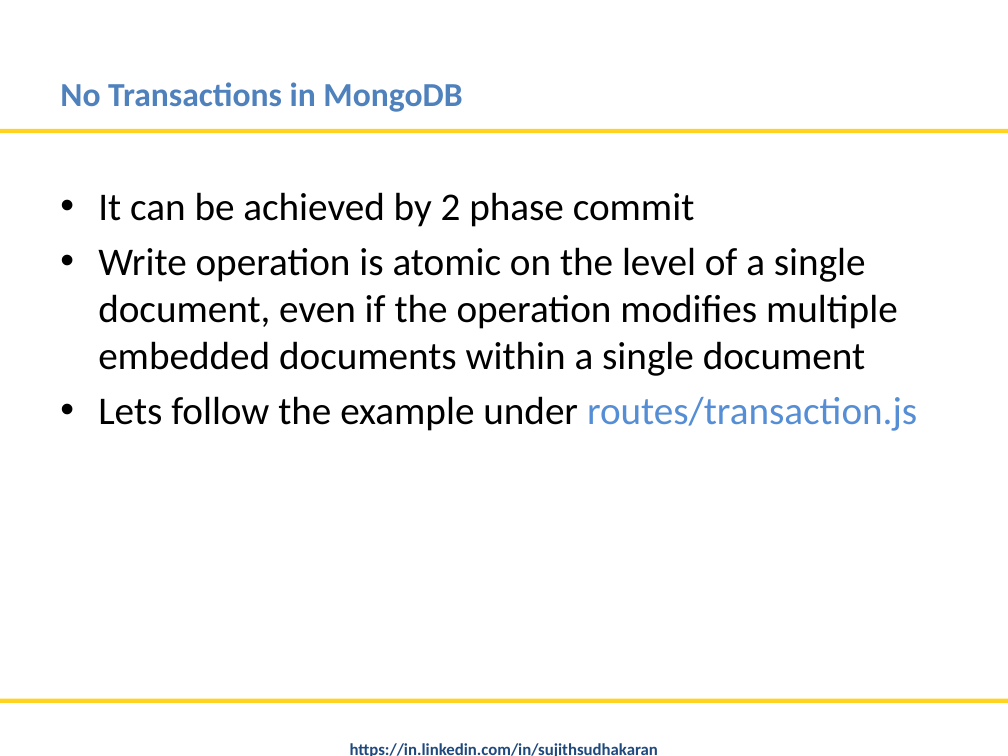
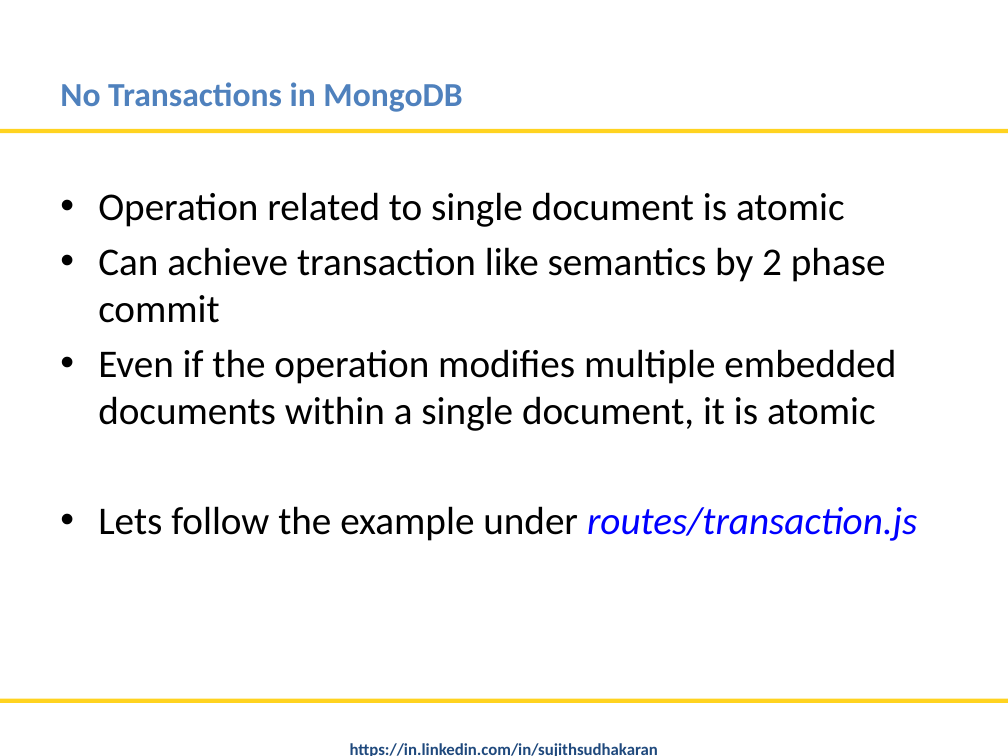
Before and after one commit to nitinmlvya/mongodb-tips-and-advfeatures, a slide deck: slide 11 of MongoDB Tips and Advance Features.pptx. Drawn at 1008x756 pixels with LibreOffice and Linux fonts; fonts in the diff are those of the drawing; background and template pictures are left out. Boxes give left, top, right and bottom in pixels: in the first picture for what was removed or moved away, otherwise in the second. Text is boxed around its words. In the diff, an @@ line names an element or a change of style, - is before the commit and + after.

```diff
--- a/MongoDB Tips and Advance Features.pptx
+++ b/MongoDB Tips and Advance Features.pptx
@@ text at (98, 192, 896, 431): text changed @@
-• It can be achieved by 2 phase commit
-• Write operation is atomic on the level of a single document, even if the operation modifies multiple embedded documents within a single document
+• Operation related to single document is atomic
+• Can achieve transaction like semantics by 2 phase commit
+• Even if the operation modifies multiple embedded documents within a single document, it is atomic
@@ text at (98, 506, 917, 541): text colour #558ED5 to #0000FF, italic on in "routes/transaction.js" @@
```
Also in this commit, not shown: 11 other slides changed, 1 other file.
